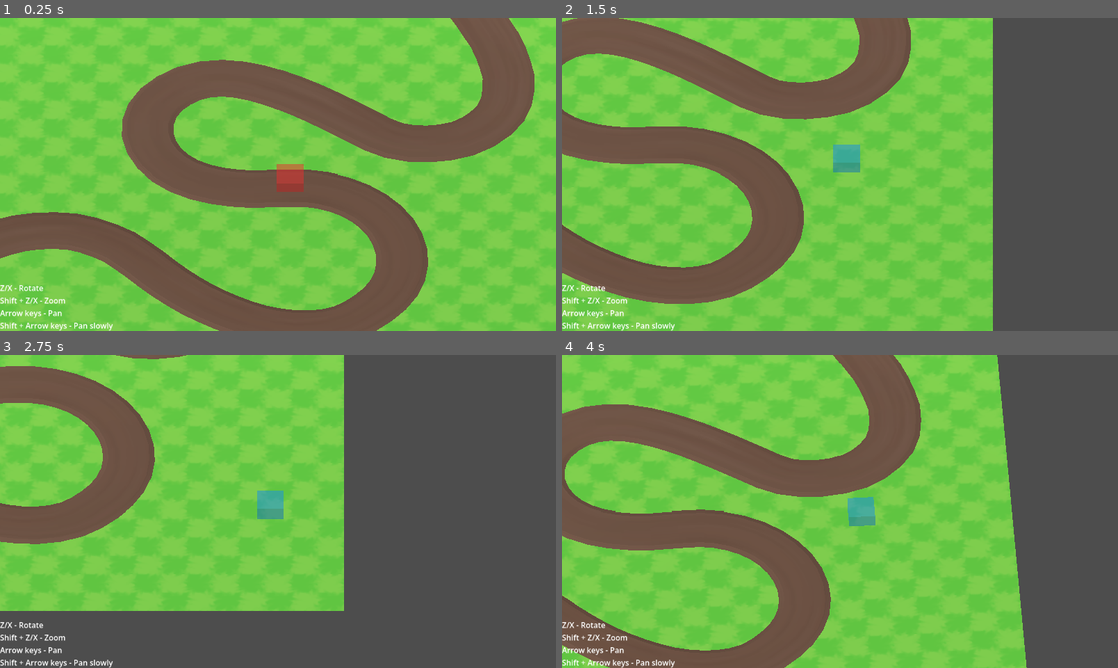
Above: before the commit, frames 1-4 (two rows, left to right).
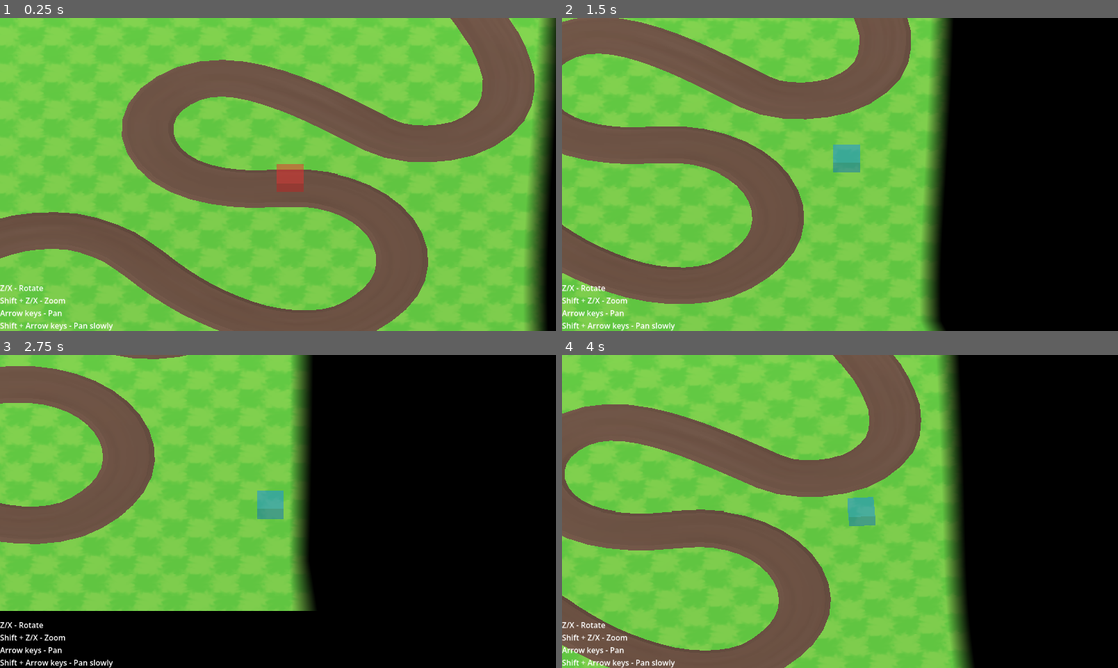
Above: after the commit, the same moments.

Repository: dairycultist/furry-roguelike-platformer
Game: Godot game, scene res://scene.tscn
Two runs of this game, one before a commit and one after it. Both use one fixed random seed, a clock stepped at 60 frames per second and the inputs below.
Inputs:
- Up to frame 1 (0.25 s): no input
- Up to frame 2 (1.5 s): tap Enter at 0.5 s; hold Right (pan_right) 0.53-1.28 s; tap X (camalt_negative) at 0.6 s; hold Down (pan_down) from 1.28 s (still down); tap Z (camalt_positive) at 1.35 s
- Up to frame 3 (2.75 s): release Down (pan_down) at 2.03 s; hold Right (pan_right) from 2.03 s (still down); hold Shift (modify_action) from 2.03 s (still down)
- Up to frame 4 (4 s): release Right (pan_right) at 2.78 s; release Shift (modify_action) at 2.78 s; hold Up (pan_up) 2.78-3.53 s; tap Space (use_tool) at 2.85 s; hold Left (pan_left) from 3.53 s (still down); tap X (camalt_negative) at 3.6 s

The runs differ from the first frame. In frame 1, 4.4% of the frame differs, in the area x 94-100%, y 0-100%; in frame 2, 34%; in frame 3, 57%, in the area x 0-100%, y 0-100%; in frame 4, 31%.

Commit message:
Awesome fade-out shader

Diff:
--- /dev/null
+++ b/fade.gdshader
@@ -0,0 +1,39 @@
+shader_type spatial;
+render_mode unshaded, blend_mix;
+
+uniform sampler2D depth_texture : hint_depth_texture, filter_nearest;
+
+uniform float density_multiplier : hint_range(0.0, 10.0) = 1.0;
+
+varying vec3 pos_object;
+varying vec3 cam_pos_object;
+
+void vertex() {
+
+    pos_object = VERTEX;
+
+    vec3 cam_pos_world  = (INV_VIEW_MATRIX * vec4(0.0, 0.0, 0.0, 1.0)).xyz;
+
+	cam_pos_object = (inverse(MODEL_MATRIX) * vec4(cam_pos_world, 1.0)).xyz;
+}
+
+float linearize(float raw_depth, vec2 screen_uv, mat4 inv_proj_matrix) {
+
+    vec3 ndc = vec3(screen_uv * 2.0 - 1.0, raw_depth);
+    vec4 view = inv_proj_matrix * vec4(ndc, 1.0);
+    view.xyz /= view.w;
+
+    return -view.z;
+}
+
+void fragment() {
+
+	vec3 cam_dir_object = normalize(pos_object - cam_pos_object);
+
+	float offset_into_fragment = linearize(texture(depth_texture, SCREEN_UV).x, SCREEN_UV, INV_PROJECTION_MATRIX) - linearize(FRAGCOORD.z, SCREEN_UV, INV_PROJECTION_MATRIX);
+
+	vec3 position = pos_object + cam_dir_object * offset_into_fragment;
+
+    ALBEDO = vec3(0., 0., 0.);
+	ALPHA = clamp(position.x * density_multiplier, 0., 1.);
+}
--- a/player.gd
+++ b/player.gd
@@ -35,10 +35,10 @@
 		else:
 			velocity = lerp(velocity, Vector3.ZERO, 10.0 * delta);
 
+	# update player position (cursor lags behind and is moved separately)
 	var prev_position = global_position;
 
 	global_position += velocity * delta;
-
 	global_position = global_position.clamp(Vector3(-13, 0, -13), Vector3(12, 0, 12));
 
 	$Cursor.global_position -= global_position - prev_position;
--- a/scene.tscn
+++ b/scene.tscn
@@ -5,6 +5,7 @@
 [ext_resource type="Script" uid="uid://btc3b8xr27eyr" path="res://grid_map.gd" id="3_3253y"]
 [ext_resource type="ArrayMesh" uid="uid://chrc7hrfxtyul" path="res://path.obj" id="4_m7jmp"]
 [ext_resource type="Texture2D" uid="uid://di8cf2ijph50w" path="res://dirt.png" id="4_u3cyc"]
+[ext_resource type="Shader" uid="uid://bl2sqbvsmbi5q" path="res://fade.gdshader" id="6_y2354"]
 
 [sub_resource type="PlaneMesh" id="PlaneMesh_lxpj2"]
 size = Vector2(26, 26)
@@ -29,6 +30,9 @@
 item/0/navigation_mesh_transform = Transform3D(1, 0, 0, 0, 1, 0, 0, 0, 1, 0, 0, 0)
 item/0/navigation_layers = 1
 
+[sub_resource type="Environment" id="Environment_m7jmp"]
+background_mode = 1
+
 [sub_resource type="BoxMesh" id="BoxMesh_lxpj2"]
 
 [sub_resource type="StandardMaterial3D" id="StandardMaterial3D_u3cyc"]
@@ -37,6 +41,14 @@
 
 [sub_resource type="StandardMaterial3D" id="StandardMaterial3D_y2354"]
 albedo_texture = ExtResource("4_u3cyc")
+
+[sub_resource type="BoxMesh" id="BoxMesh_x0ryr"]
+size = Vector3(4.805, 3.2172852, 26)
+
+[sub_resource type="ShaderMaterial" id="ShaderMaterial_oirwl"]
+render_priority = 0
+shader = ExtResource("6_y2354")
+shader_parameter/density_multiplier = 1.0000000475
 
 [node name="Root" type="Node3D" unique_id=1235117097]
 
@@ -77,6 +89,7 @@
 
 [node name="Camera" type="Camera3D" parent="GridMap/Player/CameraAnchor" unique_id=1150856261]
 transform = Transform3D(1, 0, 0, 0, 0.7071068, 0.7071068, 0, -0.7071068, 0.7071068, 0, 9, 9)
+environment = SubResource("Environment_m7jmp")
 projection = 1
 size = 12.0
 
@@ -87,3 +100,8 @@
 [node name="Path" type="MeshInstance3D" parent="." unique_id=832493960]
 mesh = ExtResource("4_m7jmp")
 surface_material_override/0 = SubResource("StandardMaterial3D_y2354")
+
+[node name="MeshInstance3D" type="MeshInstance3D" parent="." unique_id=655949727]
+transform = Transform3D(1, 0, 0, 0, 1, 0, 0, 0, 1, 11, 1.1086426, 0)
+mesh = SubResource("BoxMesh_x0ryr")
+surface_material_override/0 = SubResource("ShaderMaterial_oirwl")
Not shown, added: fade.gdshader.uid
